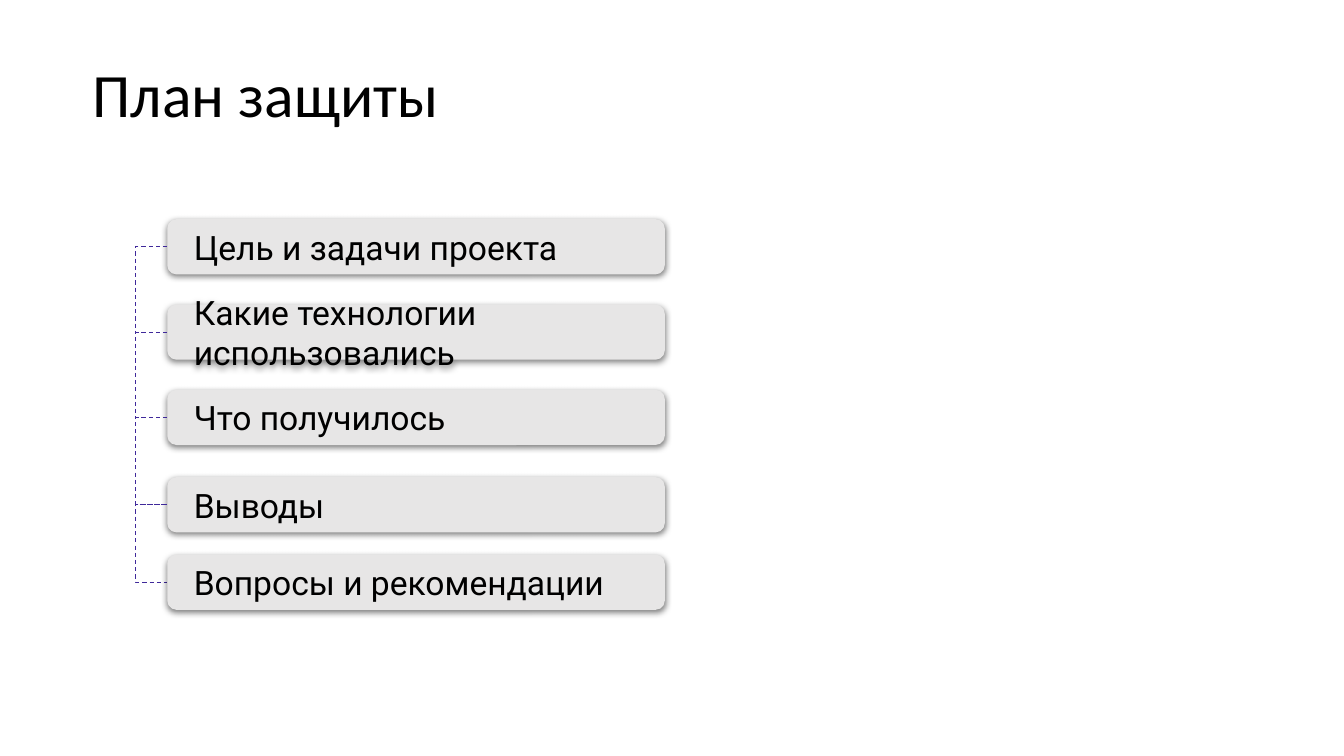
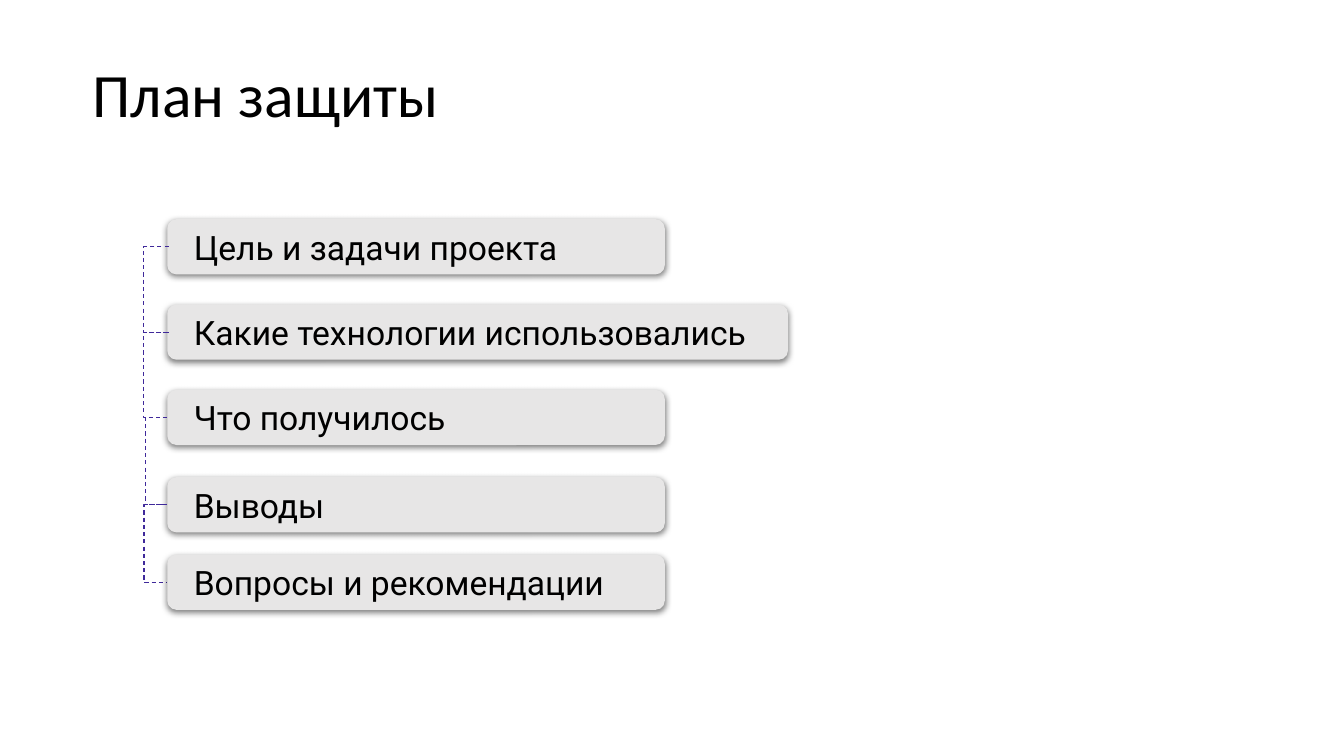
Before and after one commit to iam-Hesser/cinematch, a slide deck: slide 12 of Zaitsev EA.pptx (slide 4 before the commit). Drawn at 1344x756 pixels with LibreOffice and Linux fonts; fonts in the diff are those of the drawing. Boxes give left, top, right and bottom in pixels: in the first picture for what was removed or moved away, otherwise in the second. Text is boxed around its words. In the diff, an @@ line names an element or a change of style, - is before the commit and + after.

```diff
--- a/Zaitsev EA.pptx
+++ b/Zaitsev EA.pptx
@@ elbow line (168, 247) - (167, 332): route changed @@
@@ rounded rectangle "Какие технологии использовались": place and size @@
-rounded rectangle "Какие технологии использовались" at (167,304,665,360)
+rounded rectangle "Какие технологии использовались" at (167,304,788,360)
@@ elbow line (168, 332) - (167, 417): route changed @@
@@ elbow line (167, 417) - (167, 505): route changed @@
@@ elbow line (167, 505) - (167, 583): route changed @@
```
Also in this commit, not shown: 2 other slides changed, 1 other file.
